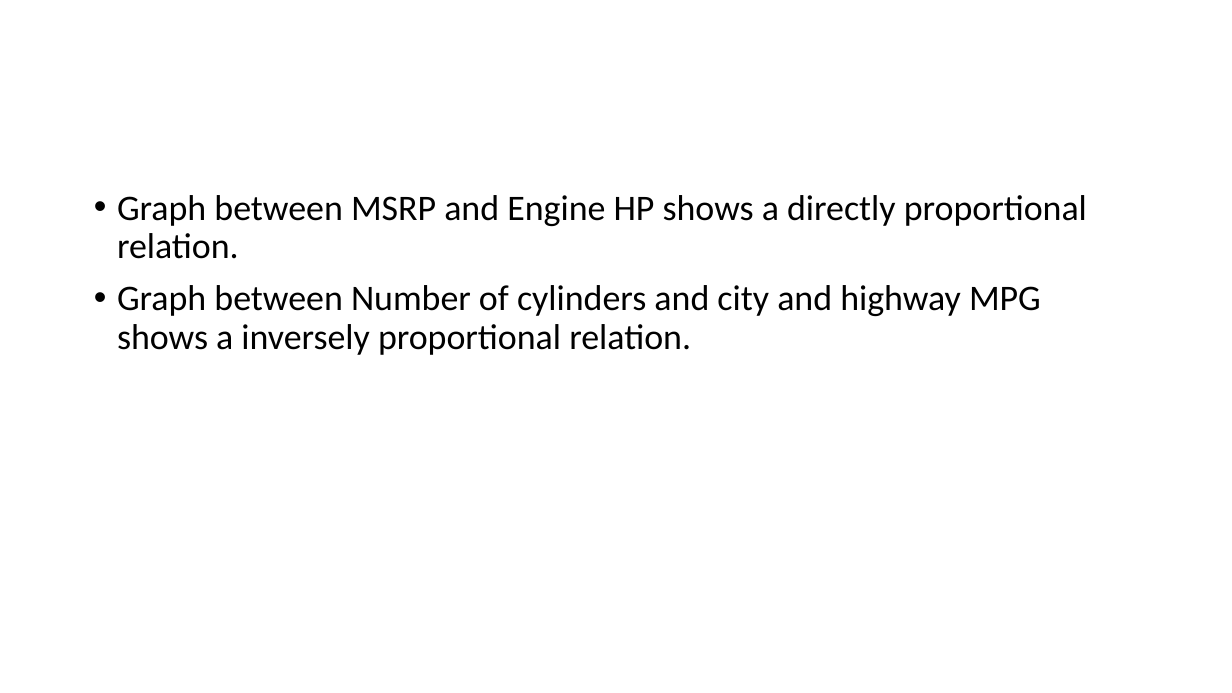
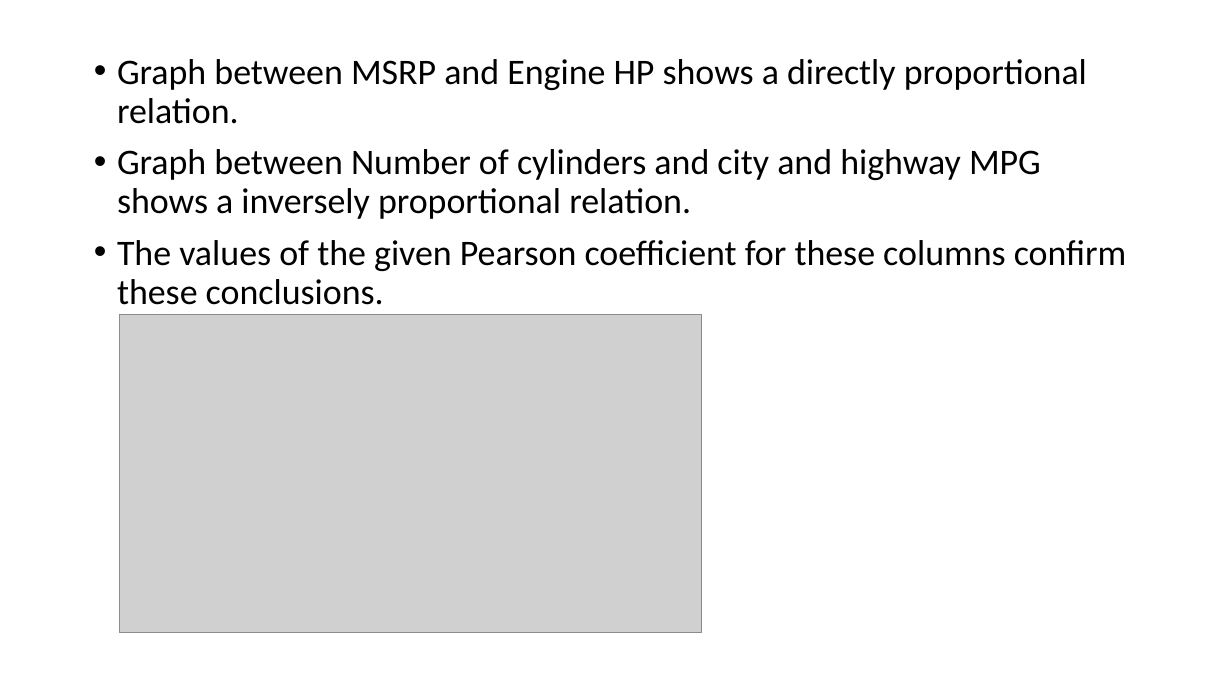
Before and after one commit to mohitgaggar/IDSproject, a slide deck: slide 11 of IDS.pptx. Drawn at 1232x693 pixels with LibreOffice and Linux fonts; fonts in the diff are those of the drawing; grey boxes stand for pictures. Boxes give left, top, right and bottom in pixels: in the first picture for what was removed or moved away, otherwise in the second. Text is boxed around its words. In the diff, an @@ line names an element or a change of style, - is before the commit and + after.

```diff
--- a/IDS.pptx
+++ b/IDS.pptx
@@ text "Graph between MSRP and Engine ...": place and size @@
-text "Graph between MSRP and Engine ..." at [117, 195, 1087, 355]
+text "Graph between MSRP and Engine ..." at [117, 59, 1127, 305]
@@ text at [117, 240, 1127, 305]: paragraph added @@
+• The values of the given Pearson coefficient for these columns confirm these conclusions.
@@ picture added at [119, 314, 701, 632] @@
```
Also in this commit, not shown: 8 other slides changed, 1 slide removed.
